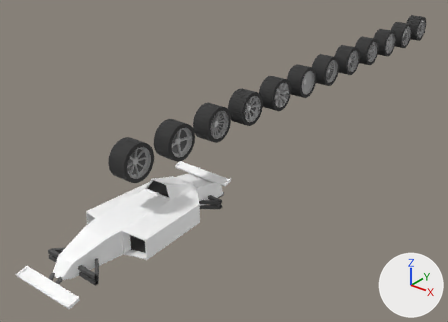
A saved change to the glTF model models/car.glb.
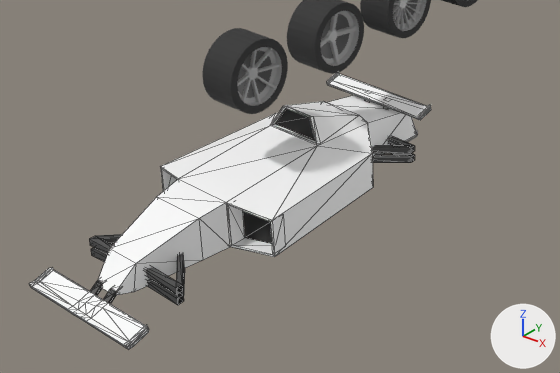
Each version appears first whole from a 50 mm lens placed at (6.68, -6.01, 5.28), pointed at (-0.85, 3.4, -0.56), and next in a close-up on the part from 0% to 67% of the width and 38% to 100% of the height. Arrows for +X, +Y and +Z are at lower right; the lights stay in place. The older version's two pictures come first. The close-ups show mesh edges as thin lines. Objects named as collision shapes, trigger or cutter boxes, shadow casters or lower levels of detail are left out. Vertices at exactly the same position are counted once.

The first close-up shows 'Body', 'Suspension', 'Wheel0', 'Wheel1', 'Wheel2' and 2 more.
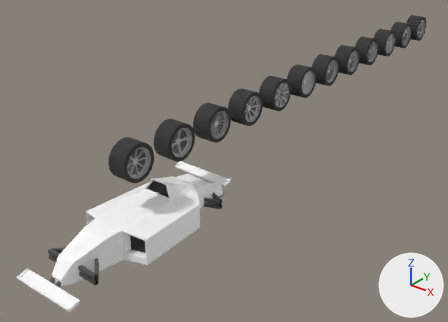
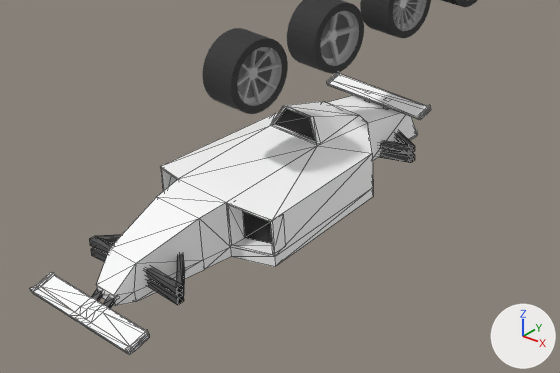
The change, as a diff of the scene's bpy script:
```diff
--- a/models/car.glb.py
+++ b/models/car.glb.py
@@ me_body @@
 # used by ob_body; location = (0.0, 0.0, 0.0)
-me_body.from_pydata(...)  # 226 vertices, 424 faces; spans x -0.7..0.7, y -1.94..1.94, z -0.42..0.38
+me_body.from_pydata(...)  # 242 vertices, 460 faces; spans x -0.7..0.7, y -1.94..1.94, z -0.47..0.38
+# me_body part 1
+# 13 faces are deleted
+# 49 vertices in x -0.62..0.62, y -1.94..-1.71, z -0.42..-0.32 move by (0.0, 0.0, -0.05)
+# 30 vertices in x 0.05..0.12, y -1.94..-1.56, z -0.42..-0.27 move by (-0.01, 0.0, -0.05)
+# 30 vertices in x -0.12..-0.05, y -1.94..-1.56, z -0.42..-0.27 move by (0.01, 0.0, -0.05)
+# 2 vertices are added at (-0.13, 1.2, -0.34), (-0.13, 1.2, -0.44)
+# 14 new vertices lie (0.0, 0.0, -0.1) away from vertices in x -0.7..0.7, y -1.65..1.2, z -0.34..-0.32
+# 32 new faces join them, mat_main (white #ffffff)
+# 17 new faces join them, mat_metal (dark grey #4e4e4e)
 me_body.materials.append(mat_main)
@@ me_suspension @@
 # used by ob_suspension; location = (0.0, 0.0, 0.0)
-me_suspension.from_pydata(...)  # 64 vertices, 144 faces; spans x -0.58..0.58, y -1.38..1.56, z -0.37..-0.19
+me_suspension.from_pydata(...)  # 64 vertices, 144 faces; spans x -0.58..0.58, y -1.38..1.81, z -0.37..-0.19
+# me_suspension part 2: all 16 vertices in x 0.0, y 1.0..1.56, z -0.35..-0.19 are moved by (0.0, 0.25, 0.0)
 me_suspension.materials.append(mat_metal)
```

Where the change shows, as pixel boxes [x1, y1, x2, y2] in the close-ups (560 x 373 px; the box of a moved part takes in the faces that stretch with it):
'Body', reshaped
    before: [29, 72, 431, 350]
    after: [30, 72, 431, 355]
'Suspension', reshaped
    before: [89, 136, 415, 305]
    after: [89, 132, 415, 305]
part 1 of me_body, moved or reshaped
    before: [29, 268, 149, 350]
    after: [30, 188, 373, 355]
part 2 of me_suspension, moved or reshaped
    before: [372, 136, 415, 163]
    after: [379, 132, 415, 163]
